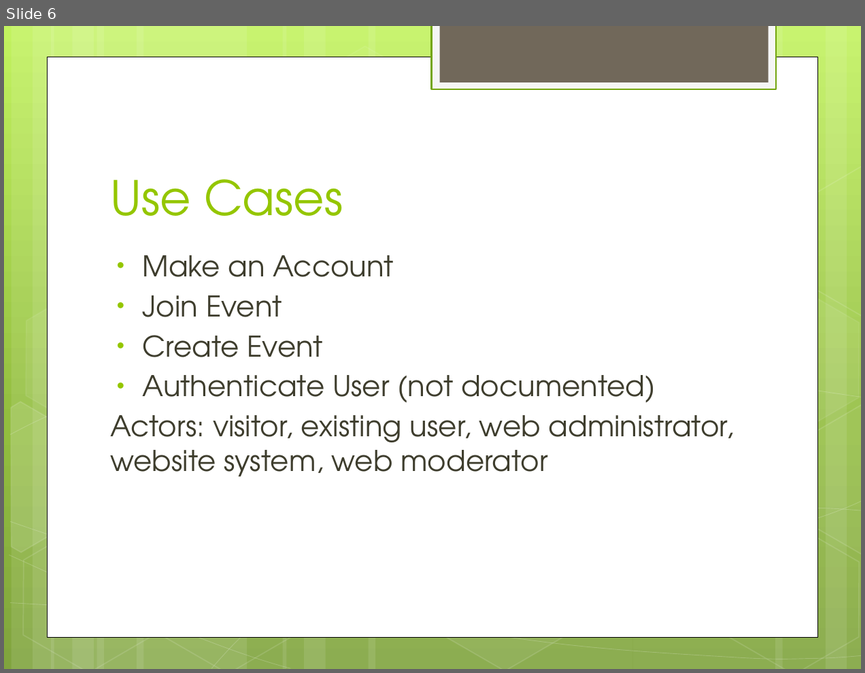
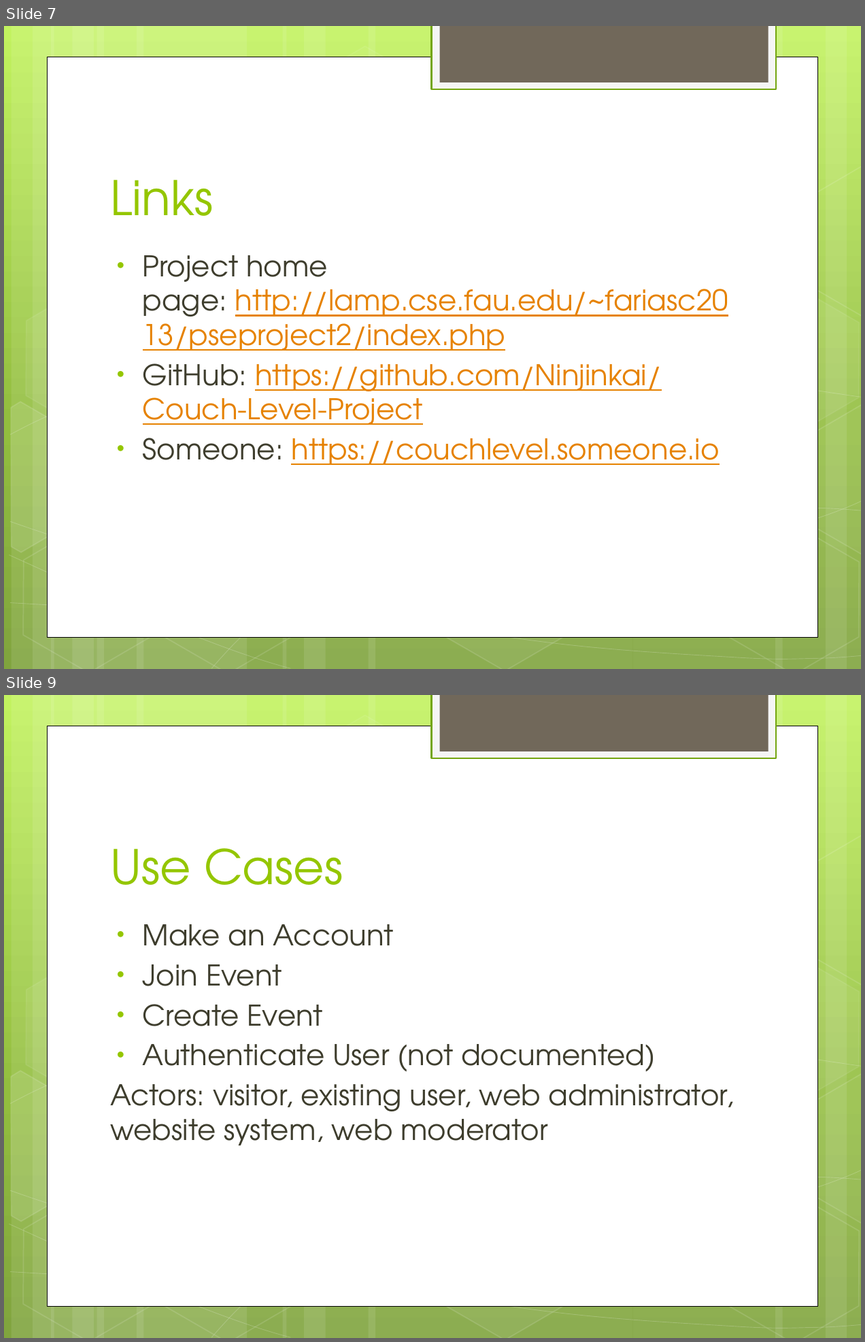
Before and after one commit to Ninjinkai/Couch-Level-Project, a slide deck: Final_Presentation.pptx. Shown one above the other, each under a label of ours: slide 6 before the commit, slides 7 and 9 after it; the slides between them are not shown. The pictures are 865x673 and 865x1342 pixels, drawn with LibreOffice and Linux fonts; fonts in the diff are those of the drawing. Boxes give left, top, right and bottom in pixels: in the first picture for what was removed or moved away, otherwise in the second. Text is boxed around its words. In the diff, an @@ line names an element or a change of style, - is before the commit and + after.

```diff
--- a/Final_Presentation.pptx
+++ b/Final_Presentation.pptx
@@ slide 7 added at (x1=4, y1=26, x2=861, y2=669), background gradient #C3F35F to #93BF3F to #81A53E; not listed: 31 template elements that a slide beside it also shows @@
@@ title added at (x1=110, y1=180, x2=213, y2=216), 40 pt, text #94C600 @@
+Links
@@ text added at (x1=143, y1=255, x2=728, y2=465), 24 pt, text #E68200, underline @@
+• Project home page: http://lamp.cse.fau.edu/~fariasc2013/pseproject2/index.php
+• GitHub: https://github.com/Ninjinkai/Couch-Level-Project
+• Someone: https://couchlevel.someone.io
@@ what was slide 6 is now slide 9 @@
```
Also in this commit, not shown: 6 slides changed, 5 other slides added, 1 other file.
